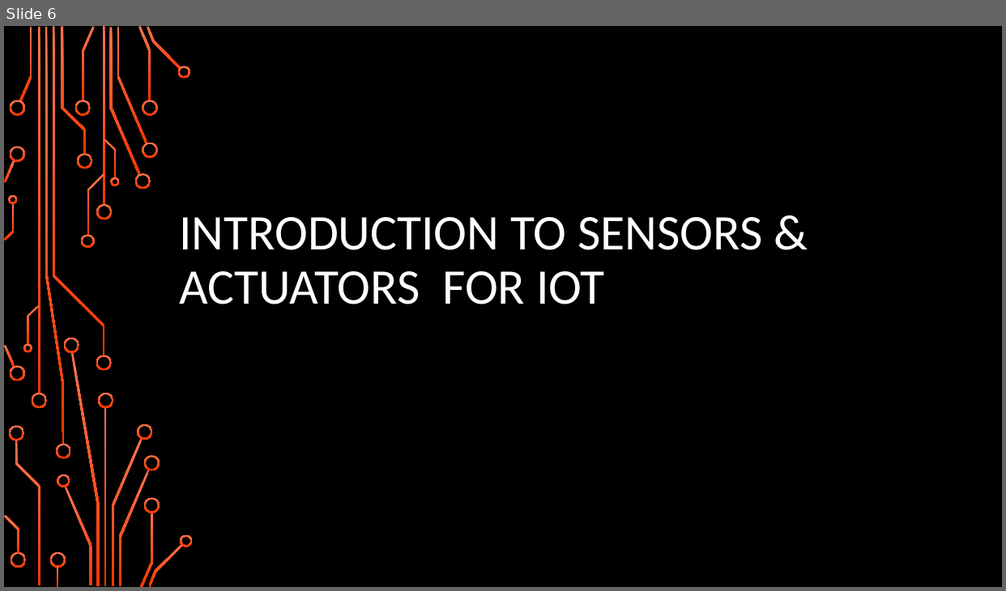
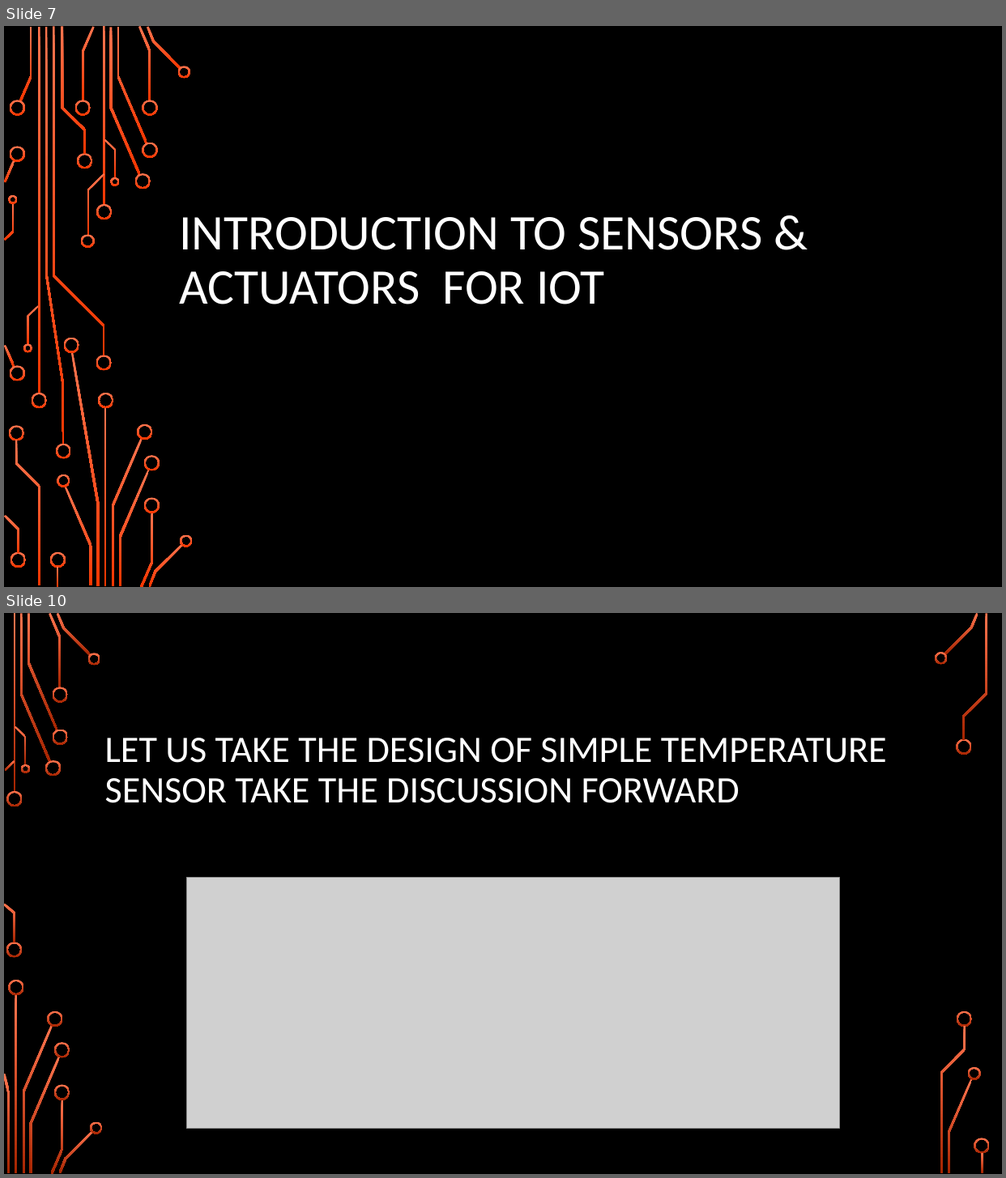
Before and after one commit to girishsukukumar/IoTWorkshop, a slide deck: Module-2.pptx. Shown one above the other, each under a label of ours: slide 6 before the commit, slides 7 and 10 after it; the slides between them are not shown. The pictures are 1006x591 and 1006x1178 pixels, drawn with LibreOffice and Linux fonts; fonts in the diff are those of the drawing; grey boxes stand for pictures; background and template pictures are left out. Boxes give left, top, right and bottom in pixels: in the first picture for what was removed or moved away, otherwise in the second. Text is boxed around its words. In the diff, an @@ line names an element or a change of style, - is before the commit and + after.

```diff
--- a/Module-2.pptx
+++ b/Module-2.pptx
@@ slide 10 added at <box>4,613,1002,1174</box>, background picture (left out) @@
@@ title added at <box>105,738,887,803</box>, 36 pt, text #FFFFFF @@
+LET US TAKE THE DESIGN OF SIMPLE TEMPERATURE SENSOR TAKE THE DISCUSSION FORWARD
@@ picture added at <box>187,878,839,1129</box> @@
@@ group added at <box>4,613,990,1174</box>: 33 freeform shapes, 3 rectangles @@
@@ what was slide 6 is now slide 7 @@
```
Also in this commit, not shown: 6 slides changed, 16 other slides added.
